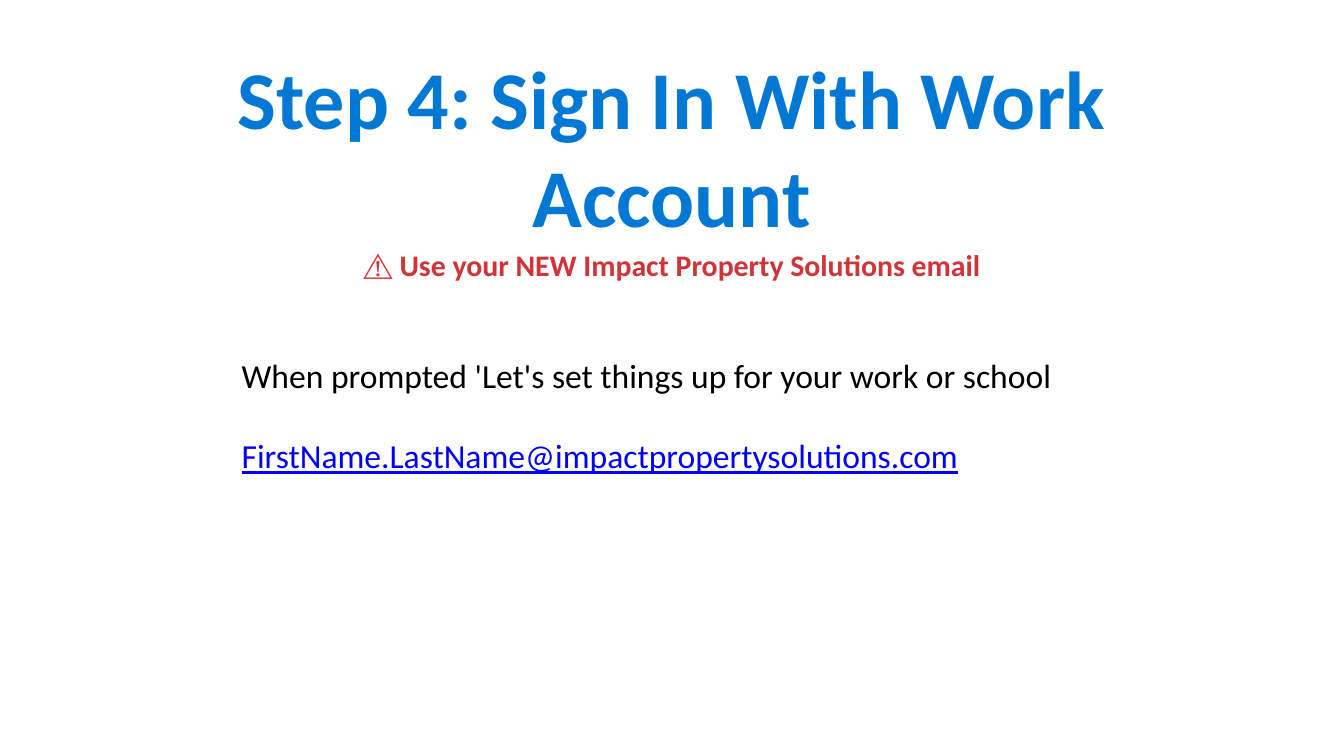
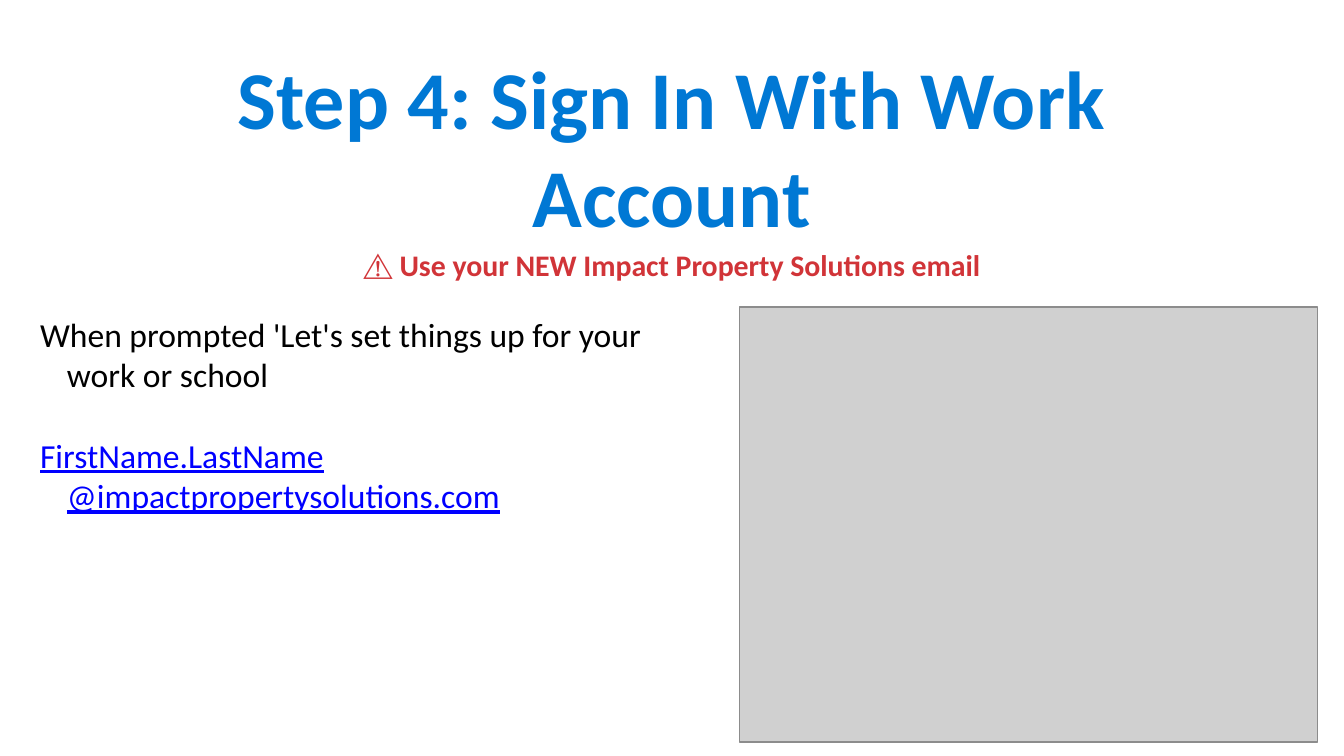
Before and after one commit to ipsghonline/tmp, a slide deck: slide 20 of presentation/Phase1-Backup-Guide.pptx. Drawn at 1344x756 pixels with LibreOffice and Linux fonts; fonts in the diff are those of the drawing; grey boxes stand for pictures. Boxes give left, top, right and bottom in pixels: in the first picture for what was removed or moved away, otherwise in the second. Text is boxed around its words. In the diff, an @@ line names an element or a change of style, - is before the commit and + after.

```diff
--- a/presentation/Phase1-Backup-Guide.pptx
+++ b/presentation/Phase1-Backup-Guide.pptx
@@ text "When prompted 'Let's set things ...": place and size @@
-text "When prompted 'Let's set things ..." at (242, 364, 1051, 474)
+text "When prompted 'Let's set things ..." at (40, 323, 641, 514)
@@ picture added at (739, 306, 1317, 742) @@
@@ text at (40, 445, 500, 514): text changed @@
-FirstName.LastName@impactpropertysolutions.com
+FirstName.LastName
+@impactpropertysolutions.com
```
Also in this commit, not shown: 8 other slides changed.
